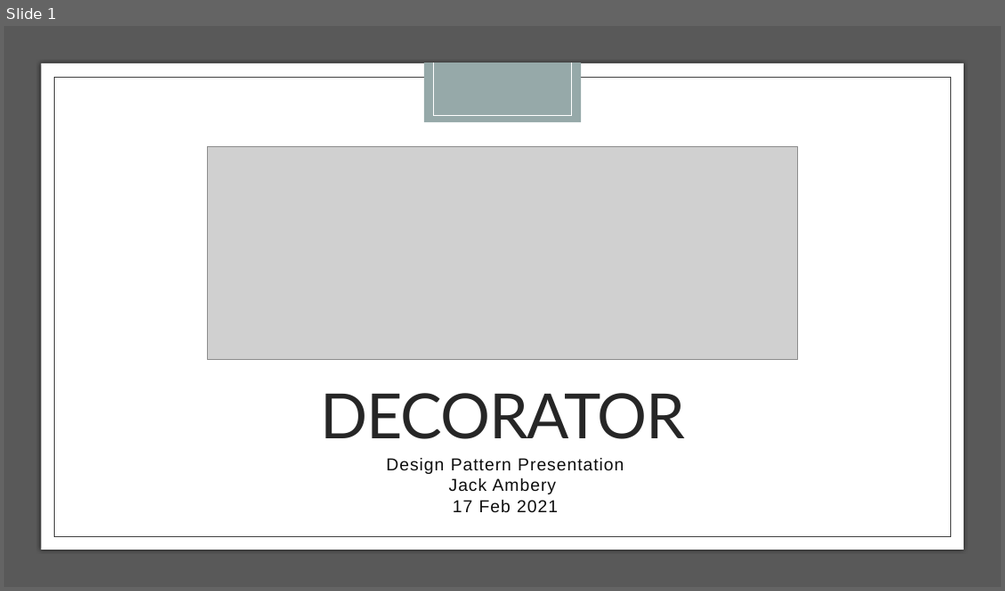
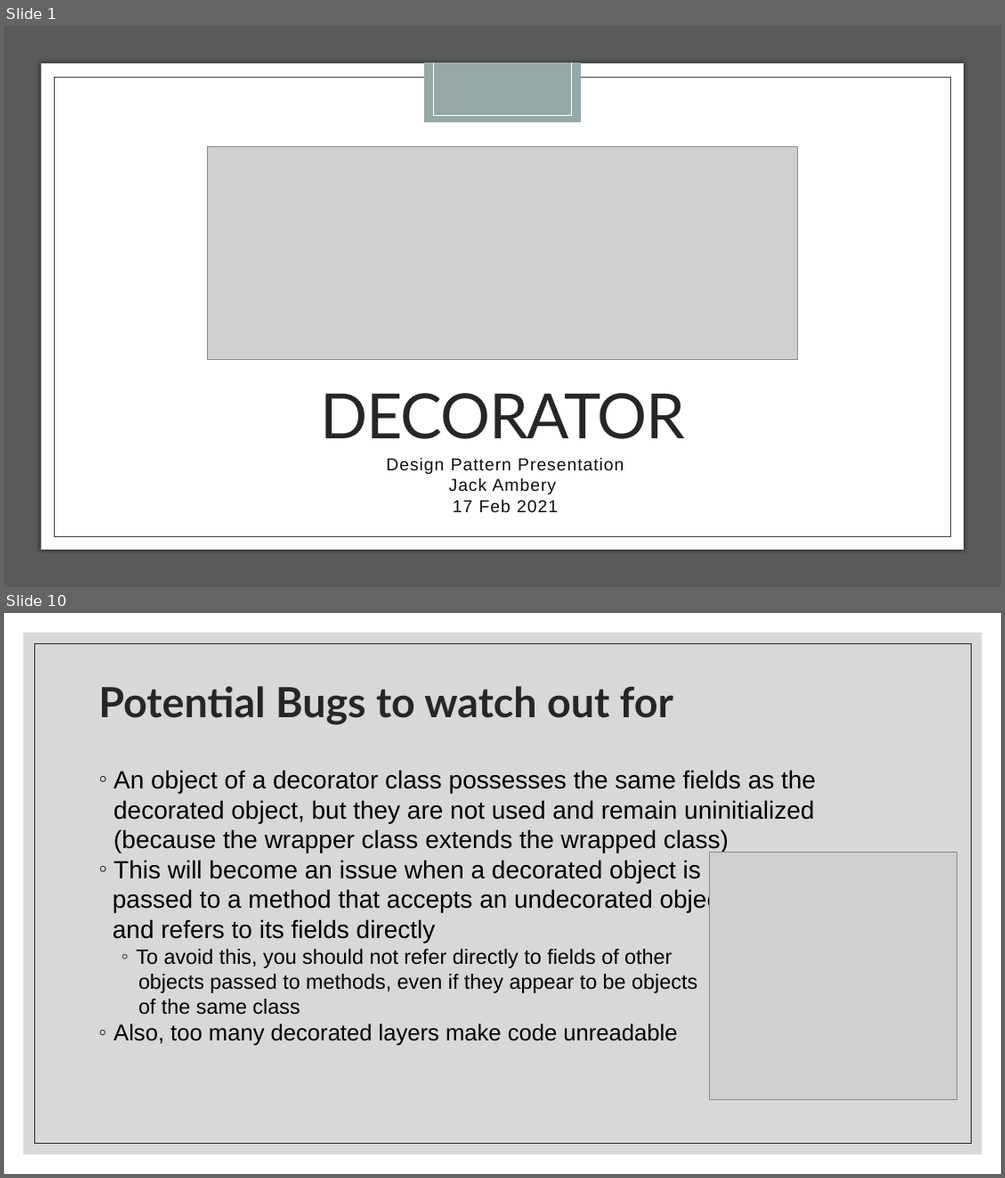
Before and after one commit to jackambery/All-Dual-Enrollment-Work, a slide deck: Student Presentations/DecoratorPresentation.pptx. Shown one above the other, each under a label of ours: slide 1 before the commit, slides 1 and 10 after it; the slides between them are not shown. The pictures are 1005x591 and 1005x1178 pixels, drawn with LibreOffice and Linux fonts; fonts in the diff are those of the drawing; grey boxes stand for pictures. Boxes give left, top, right and bottom in pixels: in the first picture for what was removed or moved away, otherwise in the second. Text is boxed around its words. In the diff, an @@ line names an element or a change of style, - is before the commit and + after.

```diff
--- a/Student Presentations/DecoratorPresentation.pptx
+++ b/Student Presentations/DecoratorPresentation.pptx
@@ slide 10 added at [4, 613, 1001, 1174], background #FFFFFF @@
@@ rectangle added at [24, 633, 982, 1154], fill #BFBFBF at 60% opacity @@
@@ rectangle added at [34, 643, 971, 1143], outline #262626 0.5 pt @@
@@ title added at [98, 686, 673, 725], 40 pt, text #262626, bold @@
+Potential Bugs to watch out for
@@ text added at [113, 770, 816, 1046], 24 pt, text #000000 @@
+◦ An object of a decorator class possesses the same fields as the decorated object, but they are not used and remain uninitialized (because the wrapper class extends the wrapped class)
+◦ This will become an issue when a decorated object is
+passed to a method that accepts an undecorated object
+and refers to its fields directly
+  ◦ To avoid this, you should not refer directly to fields of other
+  objects passed to methods, even if they appear to be objects
+  of the same class
+◦ Also, too many decorated layers make code unreadable
@@ picture added at [709, 852, 956, 1099] @@
```
Also in this commit, not shown: 9 other slides added, 1 slide removed.
